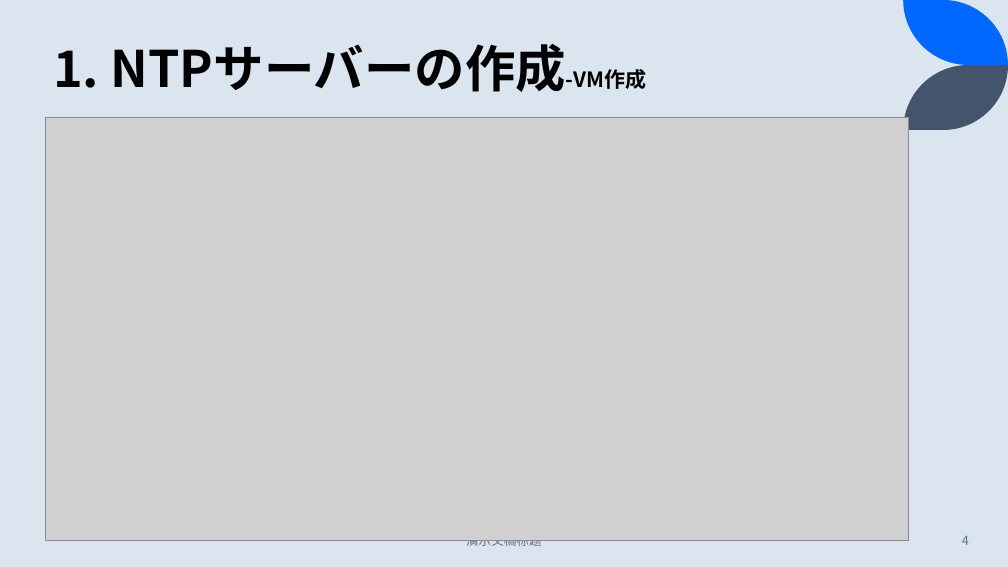
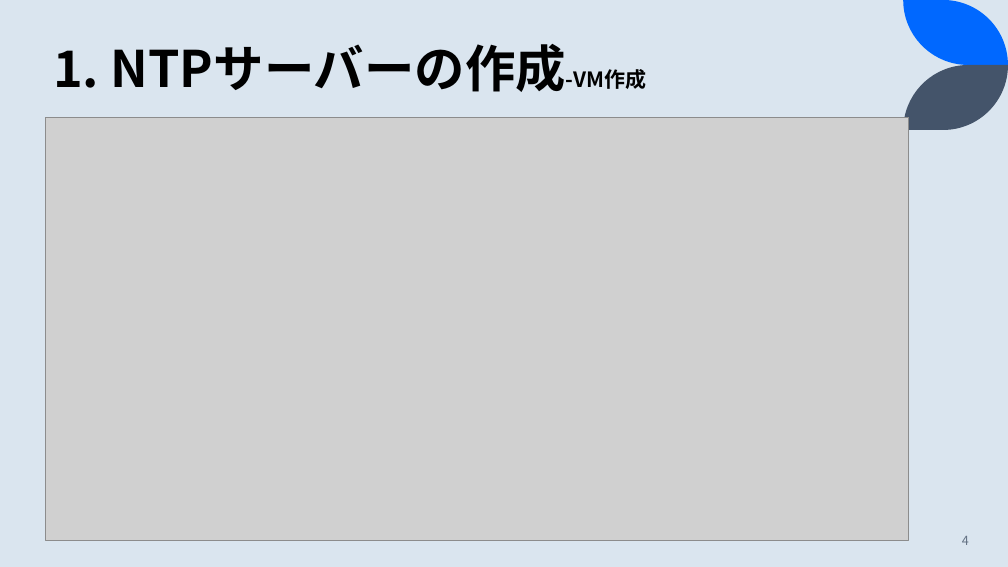
Before and after one commit to jr-joe005/temp_backup, a slide deck: slide 4 of 20221219～/Windows Server时间同步/状況整理_JP.pptx. Drawn at 1008x567 pixels with LibreOffice and Linux fonts; fonts in the diff are those of the drawing; grey boxes stand for pictures. Boxes give left, top, right and bottom in pixels: in the first picture for what was removed or moved away, otherwise in the second. Text is boxed around its words. In the diff, an @@ line names an element or a change of style, - is before the commit and + after.

```diff
--- a/20221219～/Windows Server时间同步/状況整理_JP.pptx
+++ b/20221219～/Windows Server时间同步/状況整理_JP.pptx
@@ text removed at (466, 540, 542, 546) @@
-演示文稿标题
```
Also in this commit, not shown: 3 other slides changed, 3 slides added, 1 other file.
